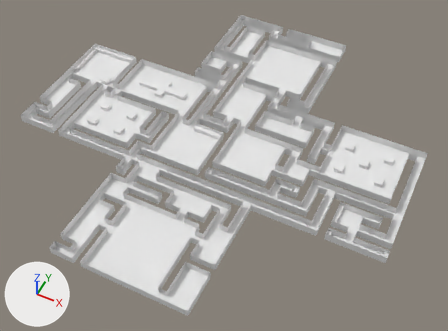
The glTF model asset/crocotile3d/map3/map3.gltf as it was, and as the next commit left it.
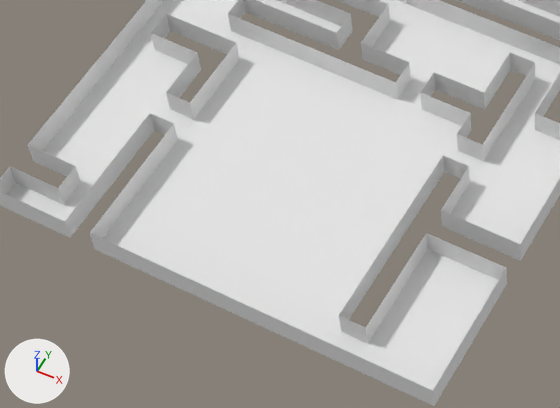
Each version is shown whole from a camera (50 mm lens) standing at (135.6, -294.7, 227.5) and looking at (40.9, -105.3, -9.2), then close up on the part from 12% to 51% of the width and 57% to 96% of the height. Arrows for +X, +Y and +Z are at lower left; the lights stay in place. Vertices at the same position are counted once.

Script lines for the objects in view, before the commit:
```python
me_mesh_0 = bpy.data.meshes.new('Mesh_0')
me_mesh_0.from_pydata(...)  # 2765 vertices, 4162 faces; spans x -64.0..132.0, y -192.0..0.0, z 0.0..4.0
me_mesh_0.materials.append(mat_2)  # its picture is missing
ob_mesh_0 = bpy.data.objects.new('Mesh_0', me_mesh_0)
ob_mesh_0.location = (0.0, 0.0, 0.0)
```
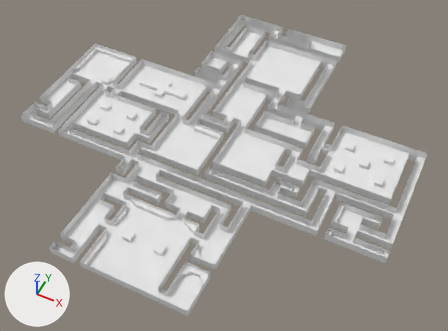
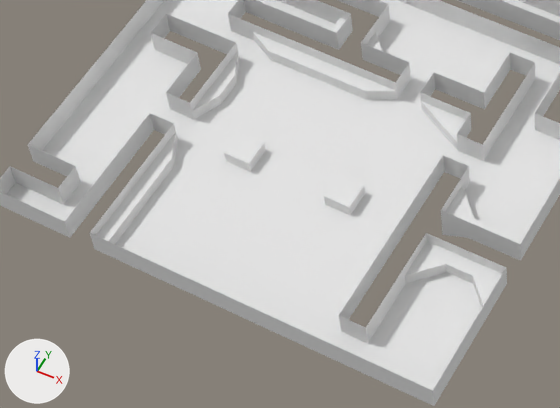
Commit message: maps 75% made

Pixel boxes (x1, y1, x2, y2) of what changed, in the close-ups (560 x 408 px; the box of a moved part takes in the faces that stretch with it):
part 1 of me_mesh_0, added
    after: (331, 18, 346, 33)
part 2 of me_mesh_0, added
    after: (446, 186, 535, 244)
part 3 of me_mesh_0, added
    after: (405, 241, 502, 308)
part 4 of me_mesh_0, moved or reshaped
    before: (0, 0, 560, 406)
    after: (96, 32, 490, 390)

The change, as a list of edits to the scene's bpy script:
```text
Change me_mesh_0:
    used by ob_mesh_0; location = (0.0, 0.0, 0.0)
    remove me_mesh_0.from_pydata(...)  # 2765 vertices, 4162 faces; spans x -64.0..132.0, y -192.0..0.0, z 0.0..4.0
    add me_mesh_0.from_pydata(...)  # 2728 vertices, 4307 faces; spans x -64.0..132.0, y -192.0..0.0, z -2.0..4.0
    me_mesh_0 part 1: the loose piece of 6 vertices spanning x 82.0..84.0, y -116.0..-112.0, z 0.0..2.0 is copied, and the copy is moved by (-56.0, -32.0, 0.0); it spans x 26.0..28.0, y -148.0..-144.0, z 0.0..2.0
    me_mesh_0 part 2: a new loose piece of 14 vertices spanning x 56.0..68.0, y -168.0..-162.0, z 0.0..2.0, in mat_2 (its picture is missing)
    me_mesh_0 part 3: a new loose piece of 14 vertices spanning x 56.0..68.0, y -178.0..-172.0, z 0.0..2.0, in mat_2 (its picture is missing)
    me_mesh_0 part 4: 156 vertices removed from x 0.0..68.0, y -192.0..-136.0, z 0.0; 85 vertices added at x 16.0..68.0, y -192.0..-144.0, z -2.0..2.0
```
